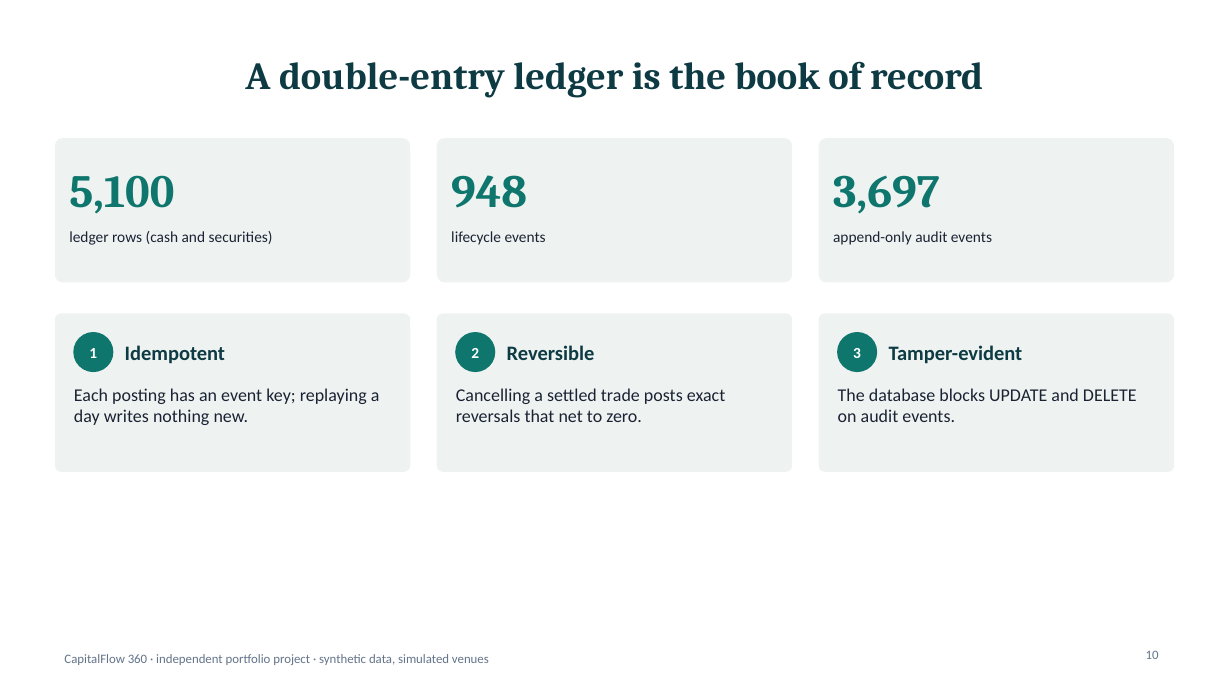
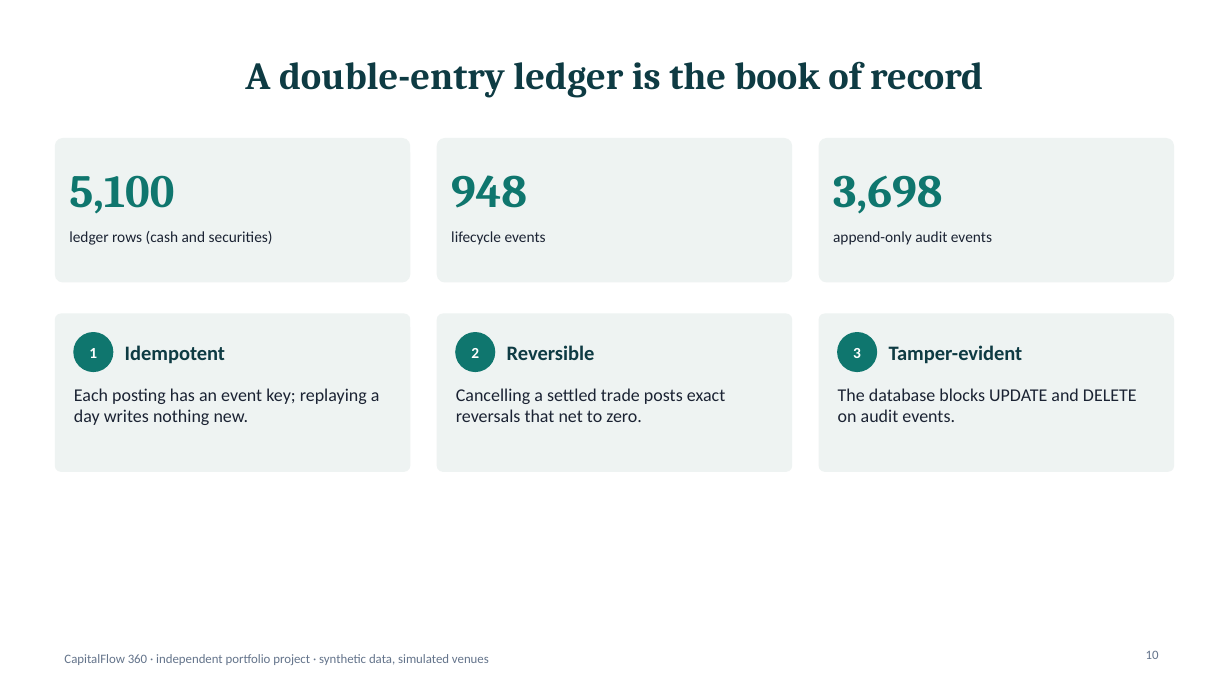
Before and after one commit to nipunrg1990rocks-dev/banking-ai-portfolio, a slide deck: slide 10 of projects/p7_capitalflow360/reporting/out/CF360_Business_Process_Walkthrough.pptx. Drawn at 1232x693 pixels with LibreOffice and Linux fonts; fonts in the diff are those of the drawing. Boxes give left, top, right and bottom in pixels: in the first picture for what was removed or moved away, otherwise in the second. Text is boxed around its words. In the diff, an @@ line names an element or a change of style, - is before the commit and + after.

```diff
--- a/projects/p7_capitalflow360/reporting/out/CF360_Business_Process_Walkthrough.pptx
+++ b/projects/p7_capitalflow360/reporting/out/CF360_Business_Process_Walkthrough.pptx
@@ text at [833, 175, 942, 214]: text changed @@
-3,697
+3,698
```
Also in this commit, not shown: 11 other files.
